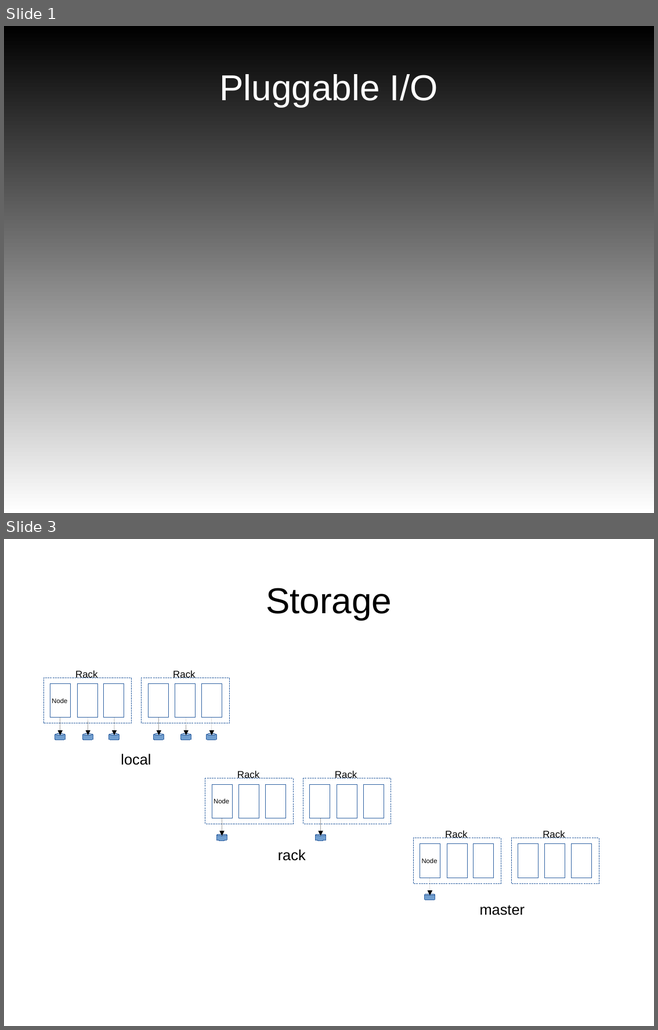
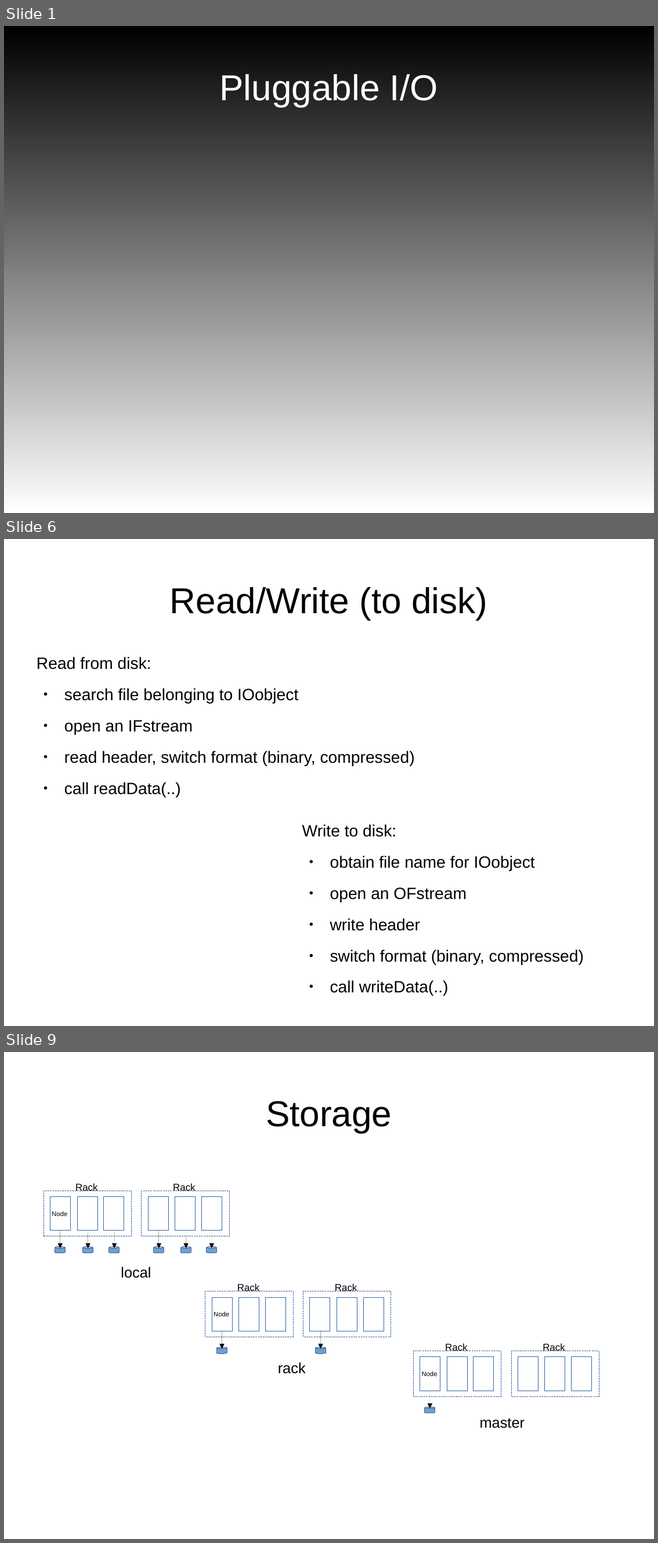
Before and after one commit to mattijsjanssens/mattijs-extensions, a slide deck: doc/Notes/GlobalFile_UGM2017/presentation.odp. Shown one above the other, each under a label of ours: slides 1 and 3 before the commit, slides 1, 6 and 9 after it; the slides between them are not shown. The pictures are 658x1030 and 658x1543 pixels, drawn with LibreOffice and Linux fonts; fonts in the diff are those of the drawing. Boxes give left, top, right and bottom in pixels: in the first picture for what was removed or moved away, otherwise in the second. Text is boxed around its words. In the diff, an @@ line names an element or a change of style, - is before the commit and + after.

```diff
--- a/doc/Notes/GlobalFile_UGM2017/presentation.odp
+++ b/doc/Notes/GlobalFile_UGM2017/presentation.odp
@@ slide 6 added at <box>4,539,654,1026</box>, background #FFFFFF @@
@@ title added at <box>170,587,487,620</box>, 44 pt, text #000000 @@
+Read/Write (to disk)
@@ text added at <box>36,657,415,798</box>, 20 pt, text #000000 @@
+Read from disk:
+● search file belonging to IOobject
+● open an IFstream
+● read header, switch format (binary, compressed)
+● call readData(..)
@@ text added at <box>302,824,583,996</box>, 20 pt, text #000000 @@
+Write to disk:
+● obtain file name for IOobject
+● open an OFstream
+● write header
+● switch format (binary, compressed)
+● call writeData(..)
@@ what was slide 3 is now slide 9 @@
```
Also in this commit, not shown: 1 slide changed, 8 other slides added.
